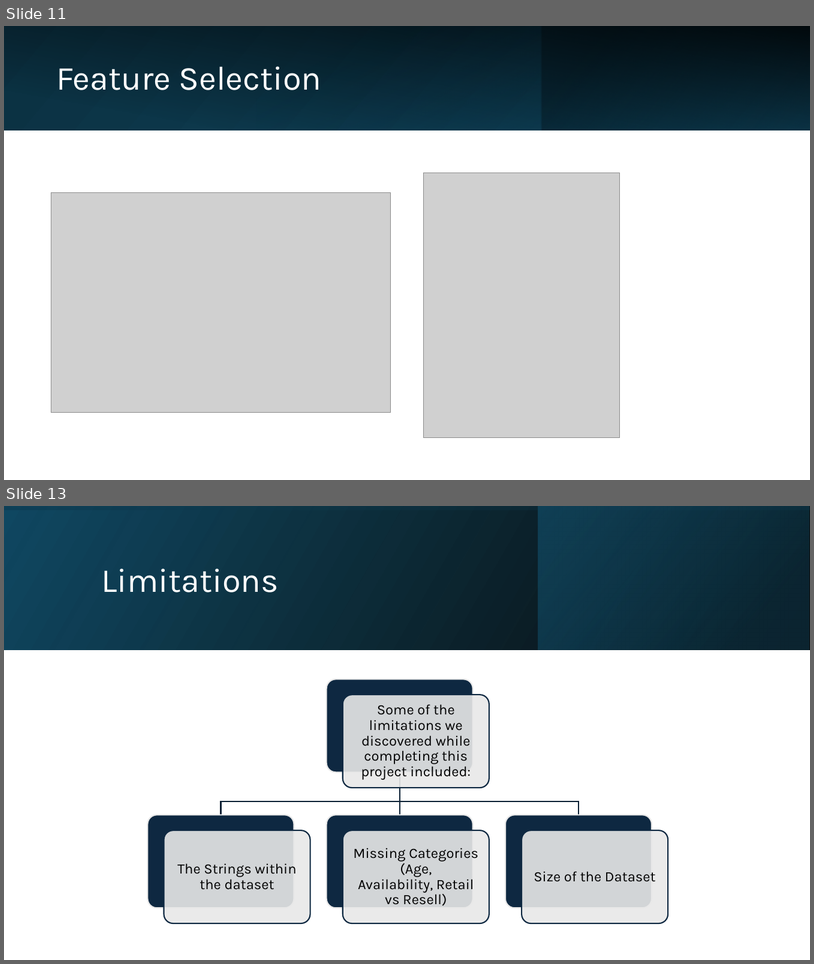
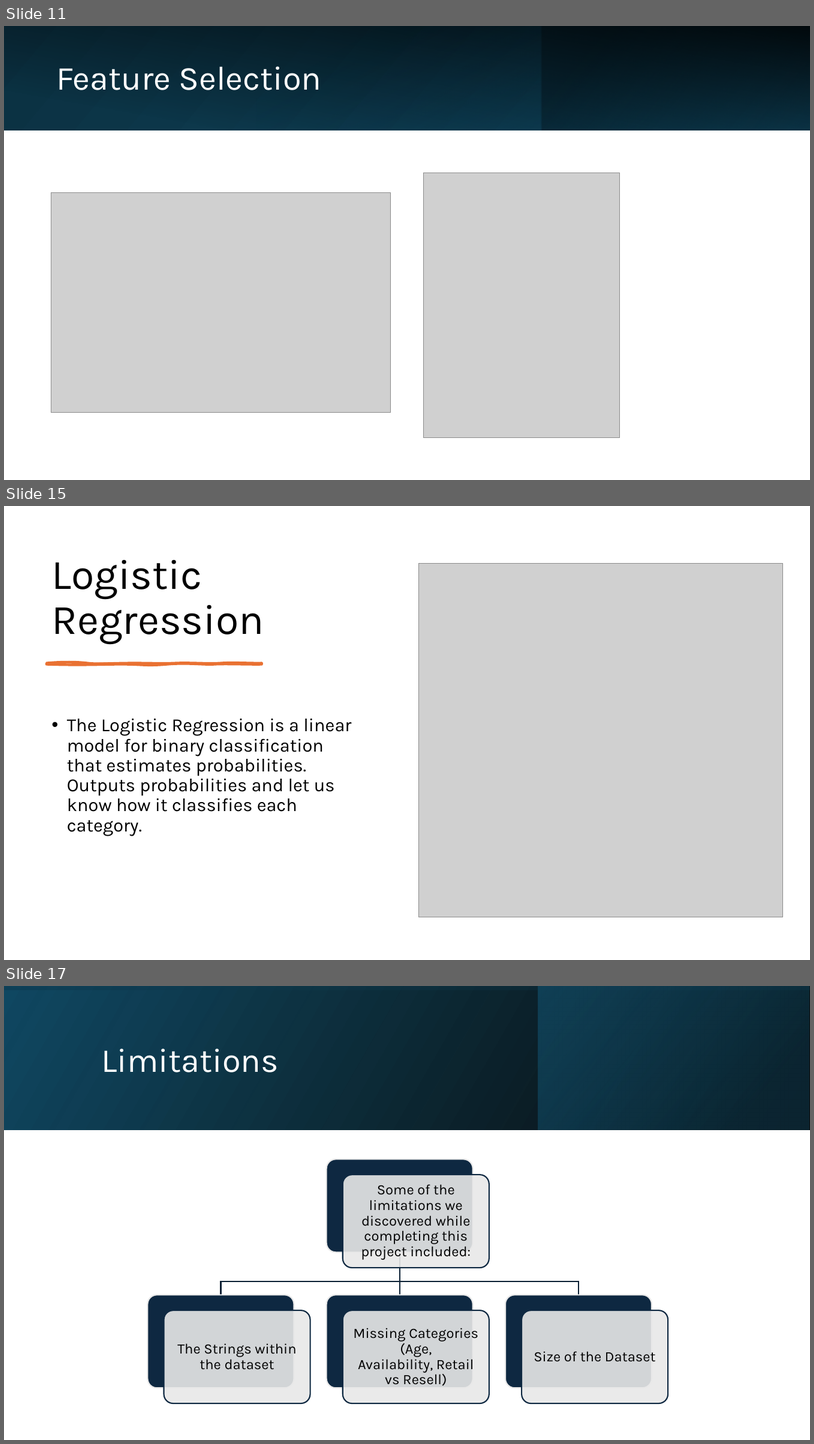
Before and after one commit to SDKELLY06/IEESP, a slide deck: AI Presentation.pptx. Shown one above the other, each under a label of ours: slides 11 and 13 before the commit, slides 11, 15 and 17 after it; the slides between them are not shown. The pictures are 814x964 and 814x1444 pixels, drawn with LibreOffice and Linux fonts; fonts in the diff are those of the drawing; grey boxes stand for pictures. Boxes give left, top, right and bottom in pixels: in the first picture for what was removed or moved away, otherwise in the second. Text is boxed around its words. In the diff, an @@ line names an element or a change of style, - is before the commit and + after.

```diff
--- a/AI Presentation.pptx
+++ b/AI Presentation.pptx
@@ slide 15 added at [4,506,810,960], background #FFFFFF @@
@@ title added at [52,559,264,643], 50 pt, text #000000 @@
+Logistic Regression
@@ picture added at [419,564,783,917] @@
@@ freeform shape added at [47,663,262,664], fill #E97132, outline #E97132 3 pt @@
@@ text added at [67,718,351,835], 22 pt, text #000000 @@
+• The Logistic Regression is a linear model for binary classification that estimates probabilities. Outputs probabilities and let us know how it classifies each category.
@@ what was slide 13 is now slide 17 @@
```
Also in this commit, not shown: 5 slides changed, 3 other slides added, 1 other file.
